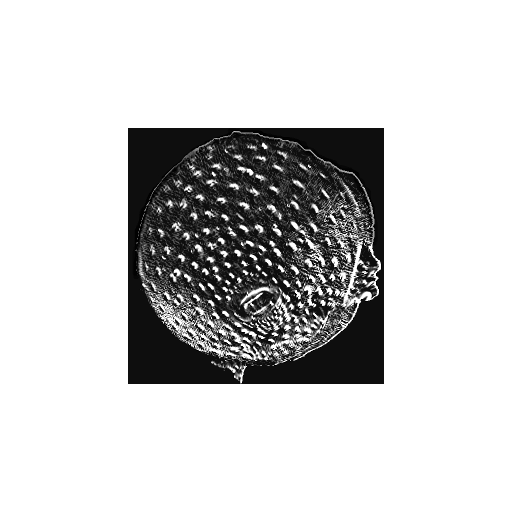
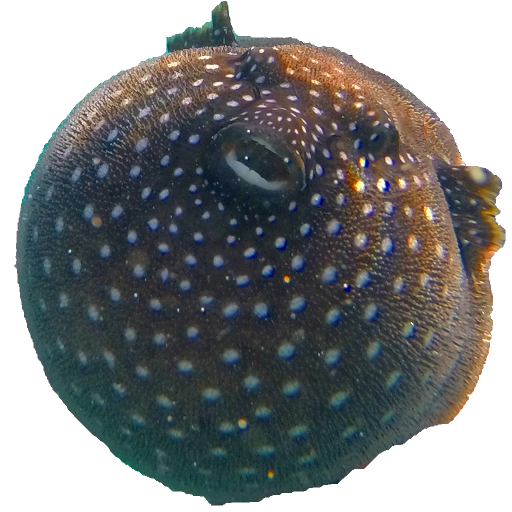
Revision of a layered w=512, h=512 image; what changed, layer by layer:
removed layer "Specular" over [128, 128, 384, 384]
showed "Diffuse", painted on it over [14, 1, 506, 506]
